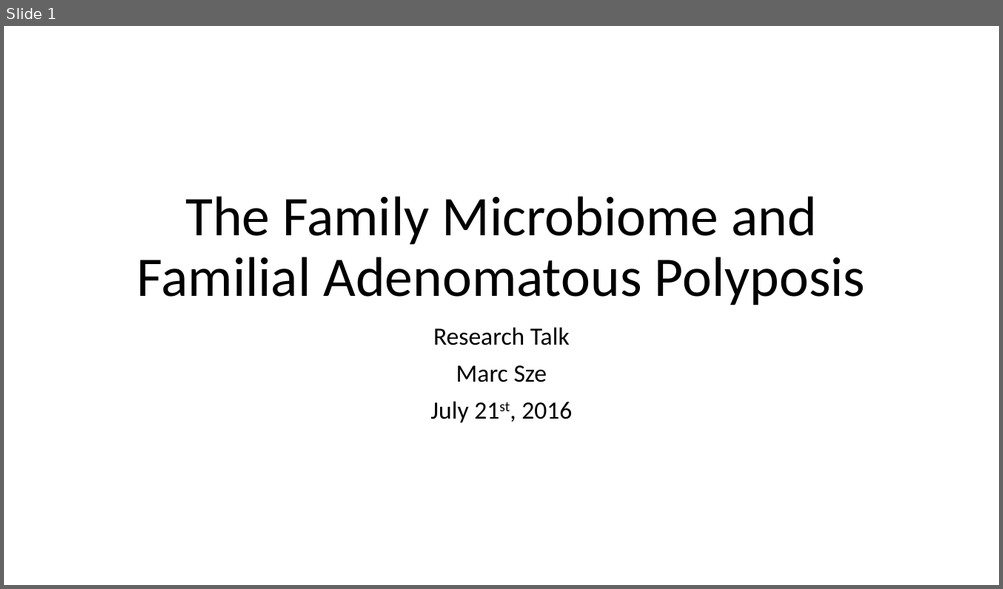
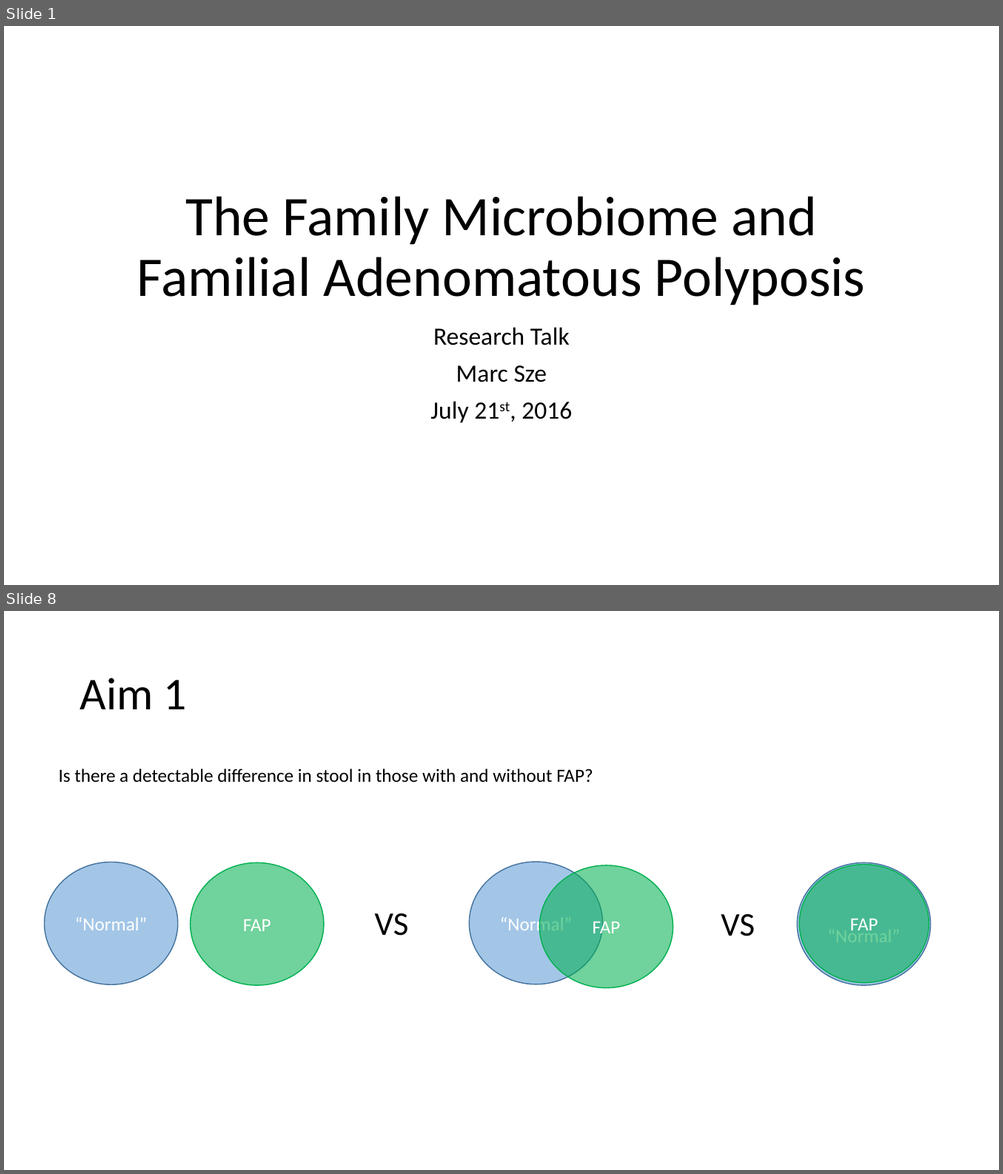
Before and after one commit to marcsze/SchlossLabPresentations, a slide deck: 2016_07_21/ResearchTalkPresentation.pptx. Shown one above the other, each under a label of ours: slide 1 before the commit, slides 1 and 8 after it; the slides between them are not shown. The pictures are 1003x589 and 1003x1174 pixels, drawn with LibreOffice and Linux fonts; fonts in the diff are those of the drawing. Boxes give left, top, right and bottom in pixels: in the first picture for what was removed or moved away, otherwise in the second. Text is boxed around its words. In the diff, an @@ line names an element or a change of style, - is before the commit and + after.

```diff
--- a/2016_07_21/ResearchTalkPresentation.pptx
+++ b/2016_07_21/ResearchTalkPresentation.pptx
@@ slide 8 added at box(4, 611, 999, 1170), background #FFFFFF @@
@@ title added at box(79, 678, 186, 709), 44 pt, text #000000 @@
+Aim 1
@@ text added at box(59, 769, 592, 783), 18 pt, text #000000 @@
+Is there a detectable difference in stool in those with and without FAP?
@@ ellipse added at box(44, 863, 178, 985), fill #5B9BD5 at 56% opacity, outline #43739E 1 pt, 18 pt, text #FFFFFF @@
+“Normal”
@@ ellipse added at box(190, 863, 324, 985), fill #00B050 at 56% opacity, outline #00B050 1 pt, 18 pt, text #FFFFFF @@
+FAP
@@ ellipse added at box(469, 862, 603, 984), fill #5B9BD5 at 56% opacity, outline #43739E 1 pt, 18 pt, text #FFFFFF @@
+“Normal”
@@ ellipse added at box(540, 866, 673, 988), fill #00B050 at 56% opacity, outline #00B050 1 pt, 18 pt, text #FFFFFF @@
+FAP
@@ ellipse added at box(797, 863, 930, 985), fill #5B9BD5 at 56% opacity, outline #43739E 1 pt, 18 pt, text #FFFFFF @@
+“Normal”
@@ ellipse added at box(800, 865, 929, 983), fill #00B050 at 56% opacity, outline #00B050 1 pt, 18 pt, text #FFFFFF @@
+FAP
@@ text added at box(375, 914, 409, 936), 32 pt, text #000000 @@
+VS
@@ text added at box(720, 914, 754, 937), 32 pt, text #000000 @@
+VS
```
Also in this commit, not shown: 1 slide changed, 12 other slides added, 1 other file.
